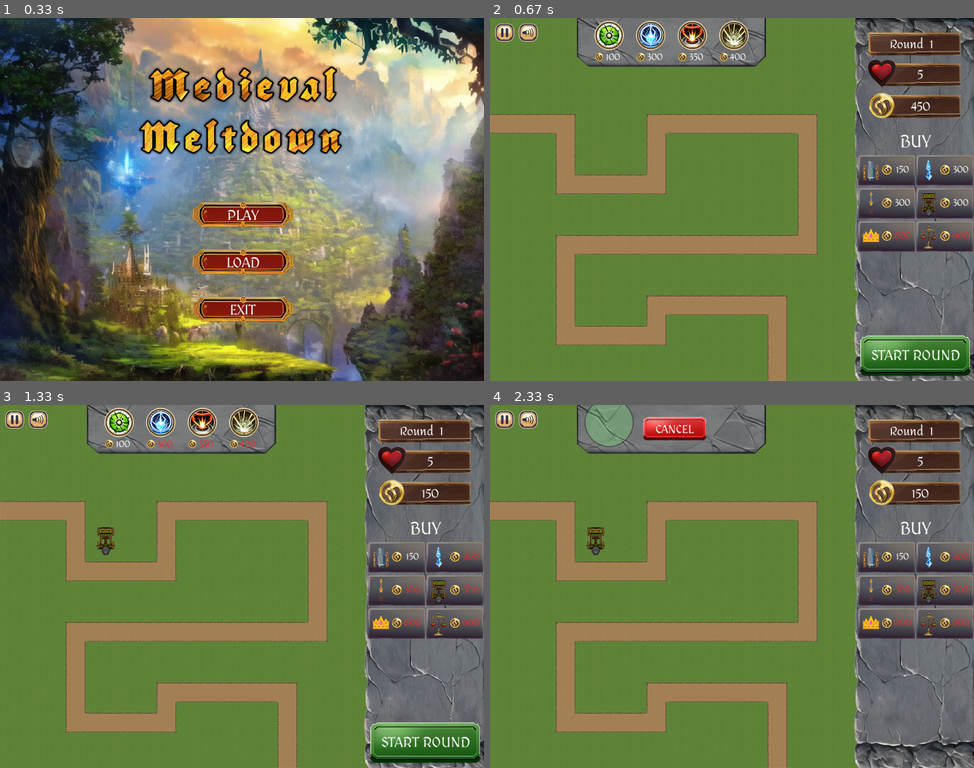
Above: before the commit, frames 1-4 (two rows, left to right).
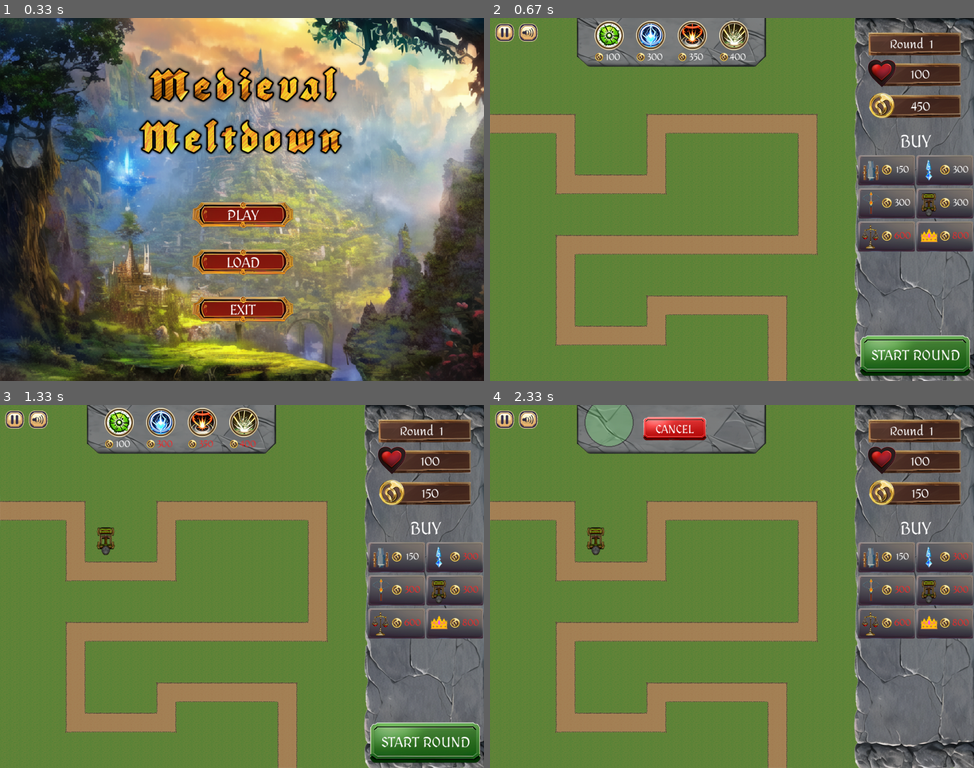
Above: after the commit, the same moments.

Repository: peter5454/PyGame
Game: pygame game, started from main.py
Two runs of this game, one before a commit and one after it. Both use one fixed random seed, a clock stepped at 60 frames per second and the inputs below.
Inputs (mouse positions are in pixels of both pictures, inside the frame that each line leads up to):
- Up to frame 1 (0.33 s): no input
- Up to frame 2 (0.67 s): click (732, 199) at 0.38 s
- Up to frame 3 (1.33 s): click "300" at 0.72 s; click (91, 532) at 1.05 s
- Up to frame 4 (2.33 s): click "START ROUND" at 1.38 s; click "150" at 1.72 s; click (611, 423) at 2.05 s

Frame 1 is identical in both runs. In frame 2, 0.3% of the frame differs, in the area x 76-97%, y 14-64%; in frame 3, 0.3%; in frame 4, 0.3%.

Commit message:
Swapped King and Market button positions

Diff:
--- a/constants.py
+++ b/constants.py
@@ -5,7 +5,7 @@
 SCREEN_WIDTH = TILE_SIZE * COLS
 SCREEN_HEIGHT = TILE_SIZE * ROWS
 FPS = 60
-HEALTH = 5
+HEALTH = 100
 MONEY = 450
 TOTAL_LEVELS = 5
 
--- a/main.py
+++ b/main.py
@@ -155,9 +155,9 @@
 fire_button.cost(33,-2,str(TURRET_DATA["TURRET_FIRE"][0].get('cost')), 18)
 earth_button = Button(c.SCREEN_WIDTH - 122 ,360, buy_earth_image)
 earth_button.cost(33,-2,str(TURRET_DATA["TURRET_EARTH"][0].get('cost')), 18)
-king_button = Button(c.SCREEN_WIDTH - 245 ,430, buy_king_image)
+king_button = Button(c.SCREEN_WIDTH - 122 ,430, buy_king_image)
 king_button.cost(33,-2,str(TURRET_DATA["KING"][0].get('cost')), 18)
-market_button = Button(c.SCREEN_WIDTH - 122 ,430, buy_market_image)
+market_button = Button(c.SCREEN_WIDTH - 245 ,430, buy_market_image)
 market_button.cost(33,-2,str(TURRET_DATA["MARKET"][0].get('cost')), 18)
 
 #selected tower
